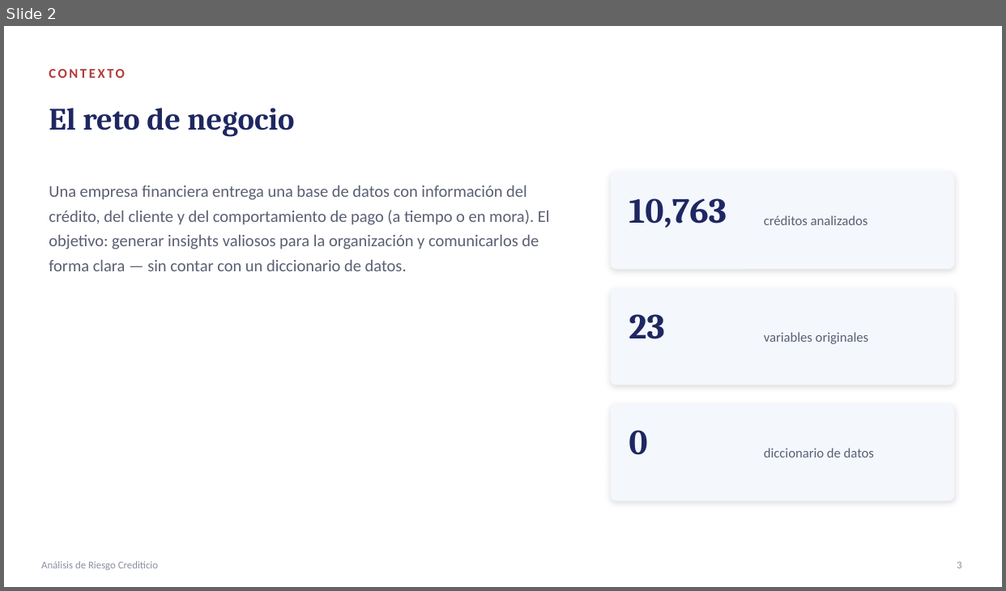
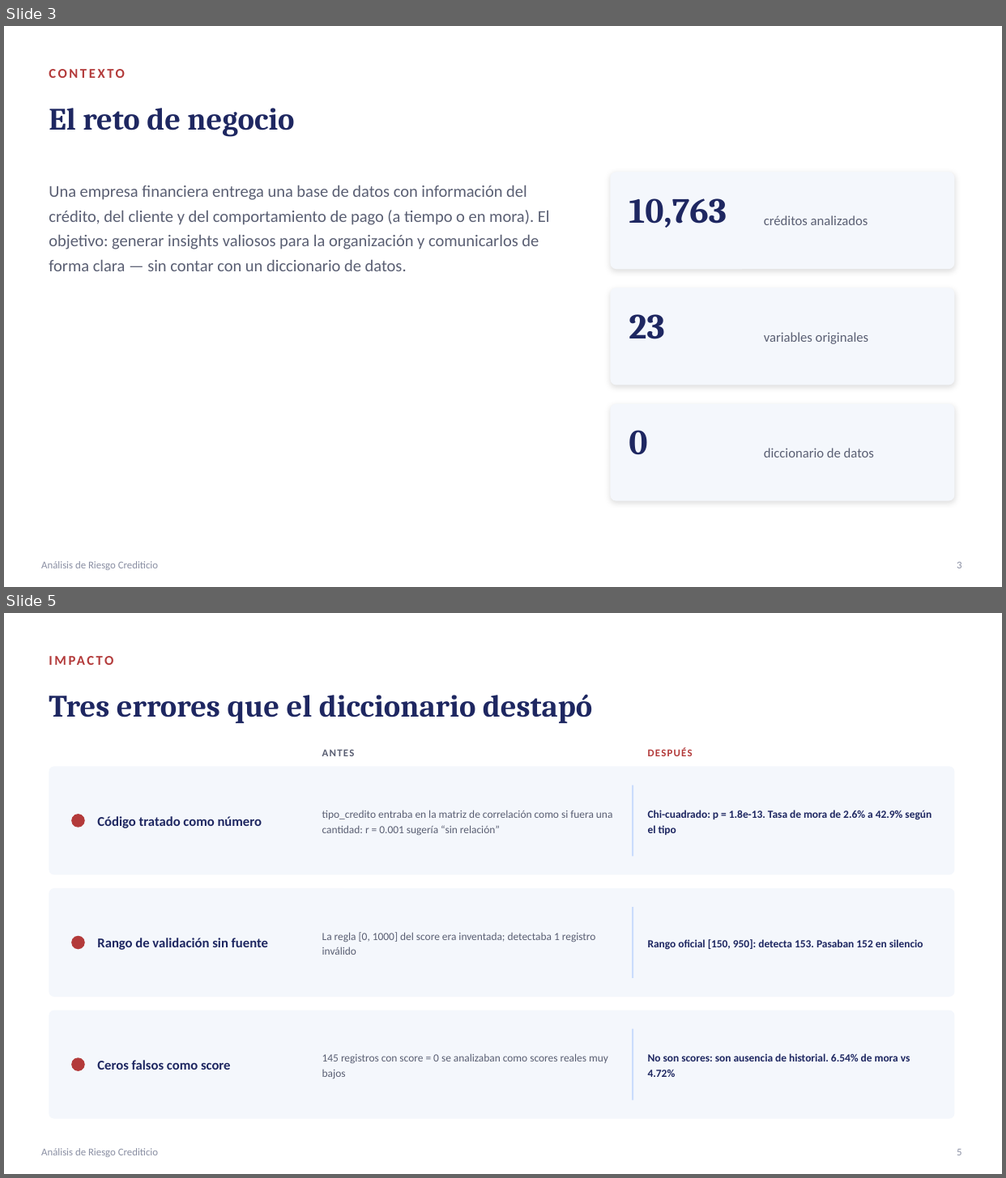
Before and after one commit to papiarcacamilo/MLOPS_CURSE, a slide deck: PRESENTACION.pptx. Shown one above the other, each under a label of ours: slide 2 before the commit, slides 3 and 5 after it; the slides between them are not shown. The pictures are 1006x591 and 1006x1178 pixels, drawn with LibreOffice and Linux fonts; fonts in the diff are those of the drawing. Boxes give left, top, right and bottom in pixels: in the first picture for what was removed or moved away, otherwise in the second. Text is boxed around its words. In the diff, an @@ line names an element or a change of style, - is before the commit and + after.

Commit message:
Diccionario de datos,  EDA completo

```diff
--- a/PRESENTACION.pptx
+++ b/PRESENTACION.pptx
@@ slide 5 added at bbox=[4, 613, 1002, 1174], background #FFFFFF @@
@@ text added at bbox=[49, 647, 798, 673], 13 pt, text #B33A3A, bold @@
+IMPACTO
@@ text added at bbox=[49, 694, 592, 723], 30 pt, text #1E2761, bold @@
+Tres errores que el diccionario destapó
@@ text added at bbox=[322, 749, 355, 756], 10 pt, text #5A5F73, bold @@
+ANTES
@@ text added at bbox=[648, 748, 692, 756], 10 pt, text #B33A3A, bold @@
+DESPUÉS
@@ rounded rectangle added at bbox=[49, 766, 955, 875], fill #F4F7FC @@
@@ line added from (633, 786) to (633, 856), #CADCFC 1.5 pt @@
@@ ellipse added at bbox=[71, 815, 85, 828], fill #B33A3A @@
@@ text added at bbox=[97, 816, 262, 828], 13 pt, text #1E2761, bold @@
+Código tratado como número
@@ text added at bbox=[322, 810, 613, 835], 10.5 pt, text #5A5F73 @@
+tipo_credito entraba en la matriz de correlación como si fuera una cantidad: r = 0.001 sugería “sin relación”
@@ text added at bbox=[648, 810, 931, 835], 10.5 pt, text #1E2761, bold @@
+Chi-cuadrado: p = 1.8e-13. Tasa de mora de 2.6% a 42.9% según el tipo
@@ rounded rectangle added at bbox=[49, 888, 955, 997], fill #F4F7FC @@
@@ line added from (633, 907) to (633, 978), #CADCFC 1.5 pt @@
@@ ellipse added at bbox=[71, 936, 85, 950], fill #B33A3A @@
@@ text added at bbox=[97, 938, 268, 950], 13 pt, text #1E2761, bold @@
+Rango de validación sin fuente
@@ text added at bbox=[322, 932, 596, 955], 10.5 pt, text #5A5F73 @@
+La regla [0, 1000] del score era inventada; detectaba 1 registro inválido
@@ text added at bbox=[648, 939, 923, 950], 10.5 pt, text #1E2761, bold @@
+Rango oficial [150, 950]: detecta 153. Pasaban 152 en silencio
@@ rounded rectangle added at bbox=[49, 1011, 955, 1119], fill #F4F7FC @@
@@ line added from (633, 1029) to (633, 1101), #CADCFC 1.5 pt @@
@@ ellipse added at bbox=[71, 1059, 85, 1072], fill #B33A3A @@
@@ text added at bbox=[97, 1060, 231, 1070], 13 pt, text #1E2761, bold @@
+Ceros falsos como score
@@ text added at bbox=[322, 1054, 608, 1080], 10.5 pt, text #5A5F73 @@
+145 registros con score = 0 se analizaban como scores reales muy bajos
@@ text added at bbox=[648, 1054, 910, 1077], 10.5 pt, text #1E2761, bold @@
+No son scores: son ausencia de historial. 6.54% de mora vs 4.72%
@@ text added at bbox=[41, 1148, 158, 1157], 10 pt, text #8A8FA3 @@
+Análisis de Riesgo Crediticio
@@ text added at bbox=[957, 1149, 961, 1156], 10 pt, text #8A8FA3 @@
+5
@@ what was slide 2 is now slide 3 @@
```
Also in this commit, not shown: 12 slides changed, 3 other slides added, 1 slide removed, 4 other files.
